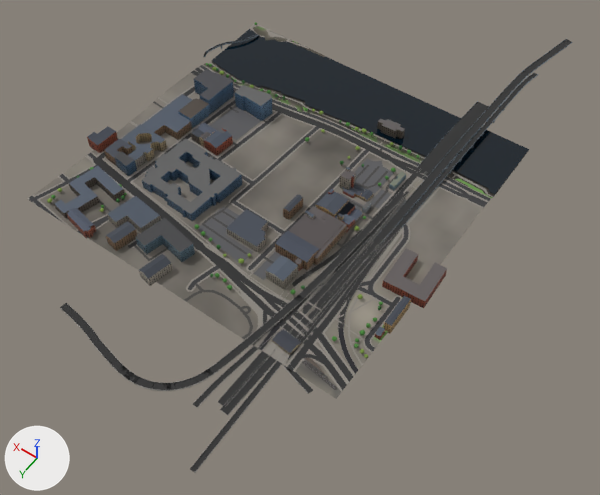
Before and after pictures for a commit that changed the glTF model glasgow-subway/data/city/city_7_5.glb.
Camera for both pictures: a 50 mm camera at (-327.0, 389.0, 866.0) aimed at (95.0, -202.0, -63.0). Every picture has the same lights, and +X, +Y and +Z are marked at lower left. The picture after the commit comes second. Where no turn or scale is listed for an object, it has been applied to the vertices. Vertices at exactly the same position are counted once.

Names of what the first picture shows: 'buildings_7_5', 'roads_7_5', 'terrain_7_5', 'water_7_5' and 2 more.
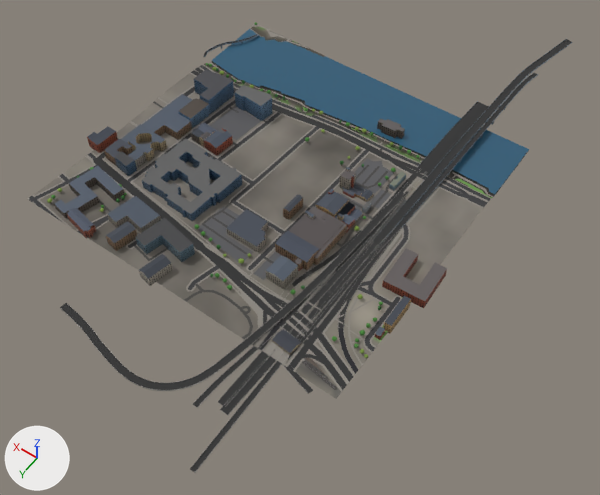
Boxes [x1, y1, x2, y2] around the edits, measured in the pictures (600 x 495 px):
'water_7_5', surface changed, recoloured (lighter): [211, 29, 529, 194] in both

The change, as a diff of the scene's bpy script:
```diff
--- a/glasgow-subway/data/city/city_7_5.glb.py
+++ b/glasgow-subway/data/city/city_7_5.glb.py
@@ mat_mat_water @@
 n2 = _N.new('ShaderNodeMix'); n2.name = 'Mix'
 n2.inputs[0].default_value = 1.0  # 'Factor'
-n2.inputs[7].default_value = (0.0331, 0.0946, 0.133, 1.0)  # 'B', dark cyan #335766
+n2.inputs[7].default_value = (0.787, 0.89, 1.0, 1.0)  # 'B', pale blue #e5f2ff
 n3 = _N.new('ShaderNodeVertexColor'); n3.name = 'Color Attribute'
@@ me_water_7_5 @@
 me_water_7_5.from_pydata(...)  # 215 vertices, 268 faces; spans x -250.0..250.0, y -62.0..62.0, z 0.0
 # used by ob_water_7_5; location = (150.0, -438.0, 3.0)
+# me_water_7_5 part 1: 268 faces centred in x -248.0..243.0, y -60.0..57.0, z 0.0 are repainted in the vertex colours; the middle colour goes from dark blue #2a4d5c to dark blue #326076
 me_water_7_5.materials.append(mat_mat_water)
```
